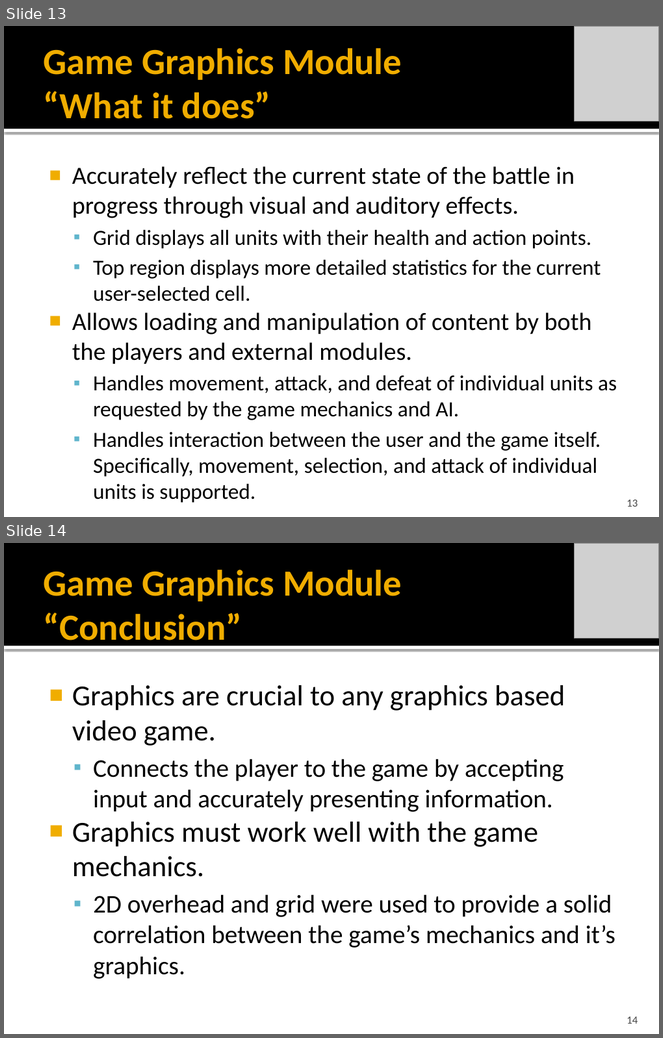
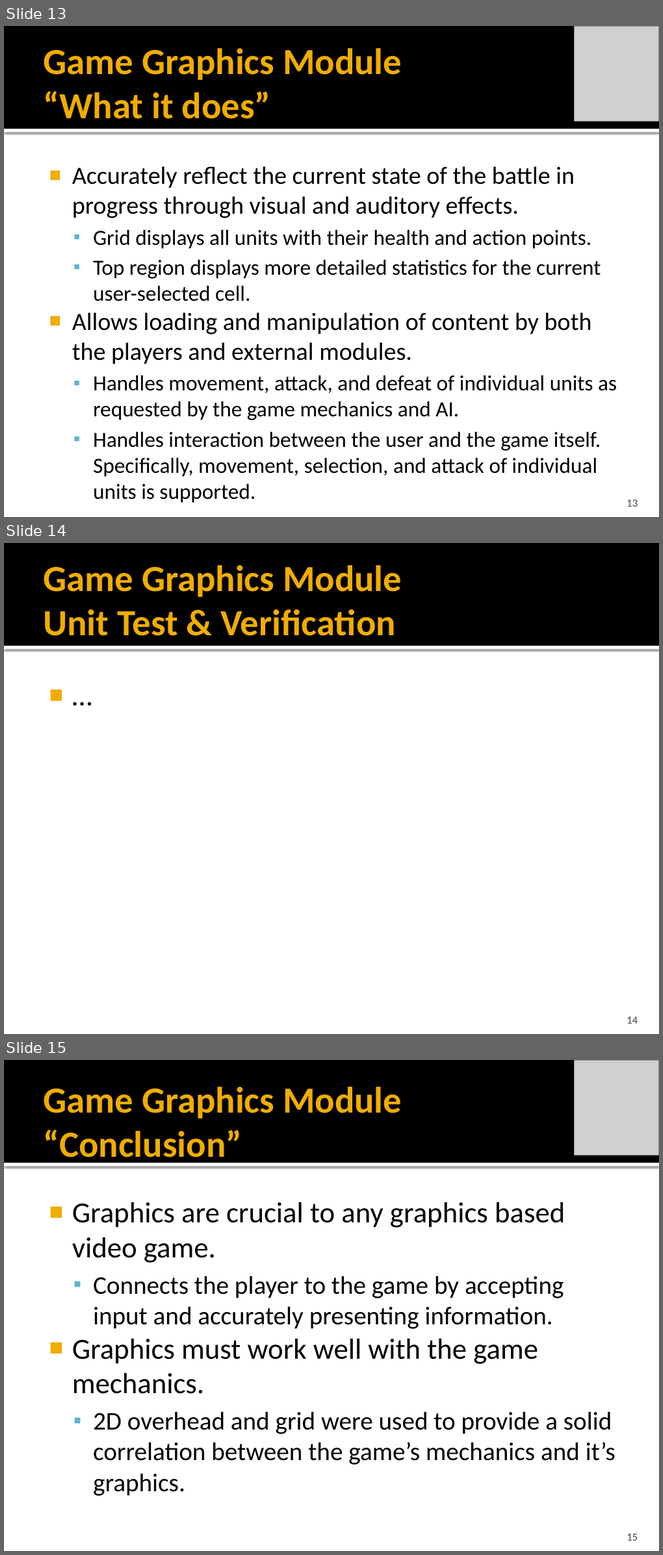
Before and after one commit to idxExtropy/duel-reality, a slide deck: Docs/DUEL REALITY .pptx. Shown one above the other, each under a label of ours: slides 13 and 14 before the commit, slides 13, 14 and 15 after it. The pictures are 663x1038 and 663x1555 pixels, drawn with LibreOffice and Linux fonts; fonts in the diff are those of the drawing; grey boxes stand for pictures. Boxes give left, top, right and bottom in pixels: in the first picture for what was removed or moved away, otherwise in the second. Text is boxed around its words. In the diff, an @@ line names an element or a change of style, - is before the commit and + after.

```diff
--- a/Docs/DUEL REALITY .pptx
+++ b/Docs/DUEL REALITY .pptx
@@ slide 14 added at (4, 543, 659, 1034), background #FFFFFF; not listed: 2 template elements that a slide beside it also shows @@
@@ title added at (43, 565, 402, 636), 40.5 pt, text #F0AD00, bold @@
+Game Graphics Module
+Unit Test & Verification
@@ text added at (36, 670, 627, 1002), 32 pt, text #000000 @@
+■ …
@@ page number added at (627, 1017, 638, 1024), 12 pt, text #454545 @@
+14
@@ what was slide 14 is now slide 15 @@
@@ page number at (627, 1534, 638, 1541): text changed @@
-14
+15
```
